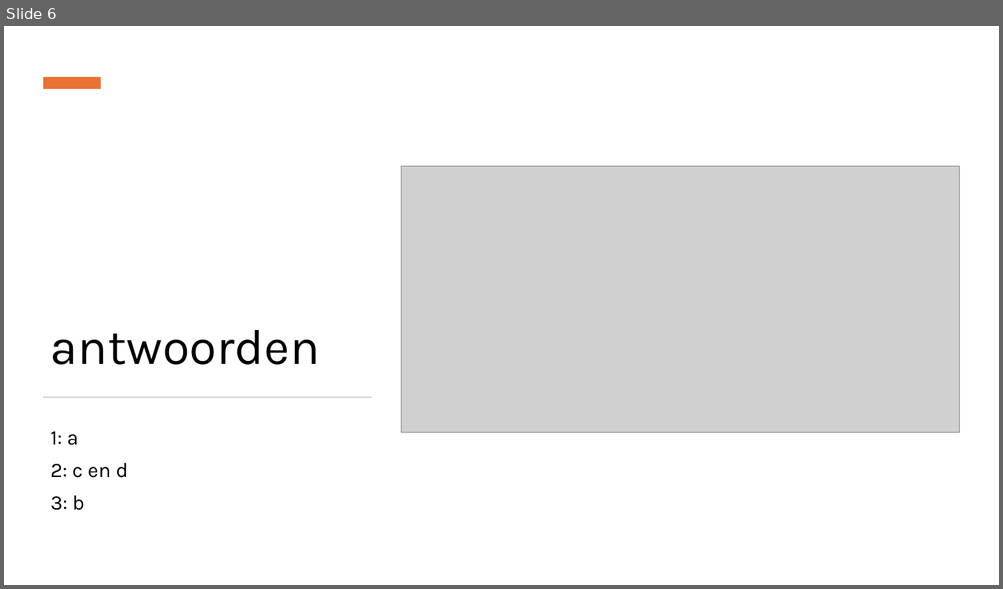
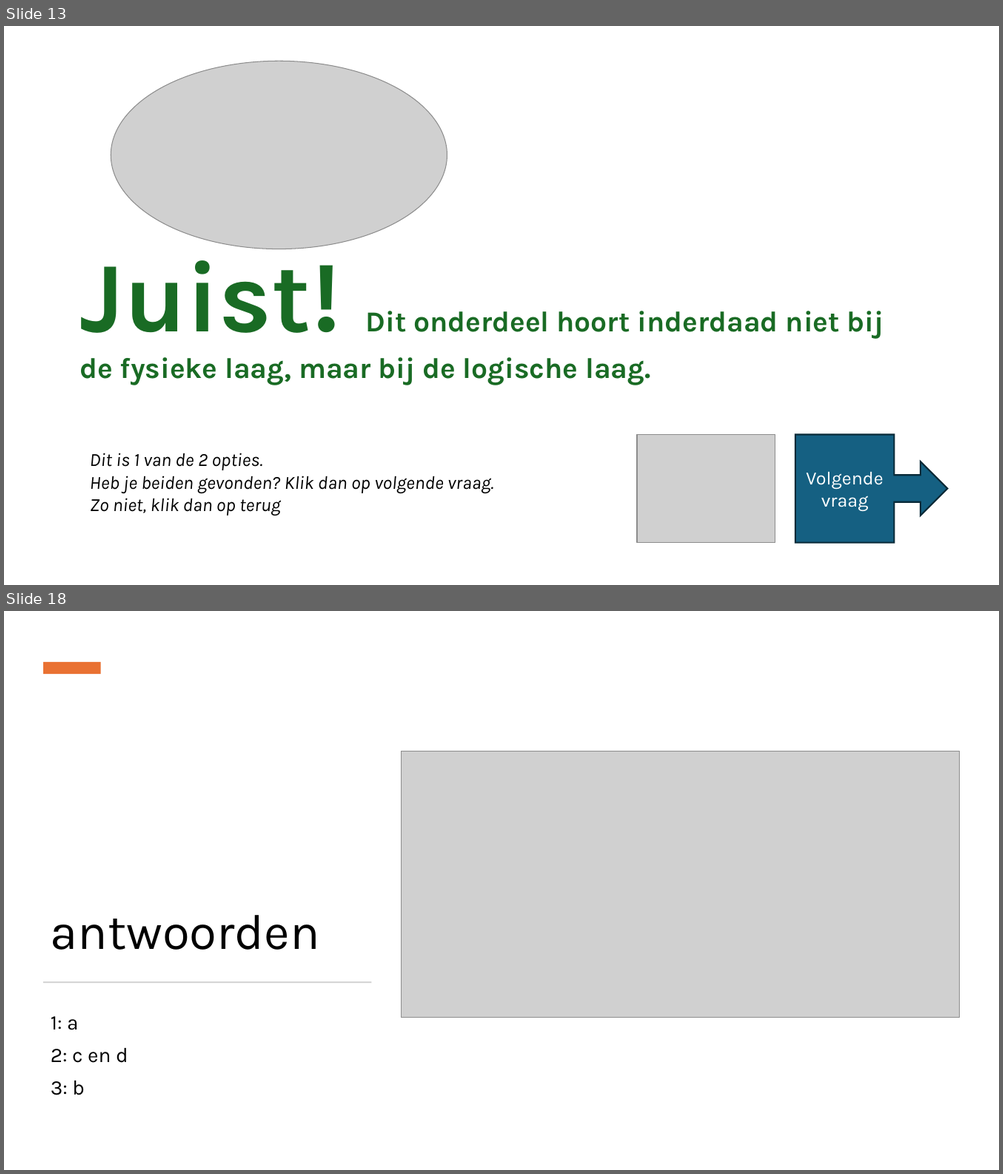
Before and after one commit to Dylan832009/Dylan832009.github.io, a slide deck: presentatie drielagen model.pptx. Shown one above the other, each under a label of ours: slide 6 before the commit, slides 13 and 18 after it; the slides between them are not shown. The pictures are 1003x589 and 1003x1174 pixels, drawn with LibreOffice and Linux fonts; fonts in the diff are those of the drawing; grey boxes stand for pictures. Boxes give left, top, right and bottom in pixels: in the first picture for what was removed or moved away, otherwise in the second. Text is boxed around its words. In the diff, an @@ line names an element or a change of style, - is before the commit and + after.

```diff
--- a/presentatie drielagen model.pptx
+++ b/presentatie drielagen model.pptx
@@ slide 13 added at box(4, 26, 999, 585), background #FFFFFF @@
@@ picture added at box(111, 61, 447, 249) @@
@@ title added at box(79, 241, 884, 386), 27.9 pt, text #196B24, bold @@
+Juist! Dit onderdeel hoort inderdaad niet bij de fysieke laag, maar bij de logische laag.
@@ picture added at box(637, 435, 775, 543) @@
@@ right arrow callout added at box(795, 435, 947, 543), fill #156082, outline #092A39 1.5 pt, 18 pt, text #FFFFFF @@
+Volgende vraag
@@ text added at box(90, 453, 493, 516), 18 pt, text #000000, italic @@
+Dit is 1 van de 2 opties.
+Heb je beiden gevonden? Klik dan op volgende vraag. Zo niet, klik dan op terug
@@ what was slide 6 is now slide 18 @@
```
Also in this commit, not shown: 2 slides changed, 11 other slides added.
